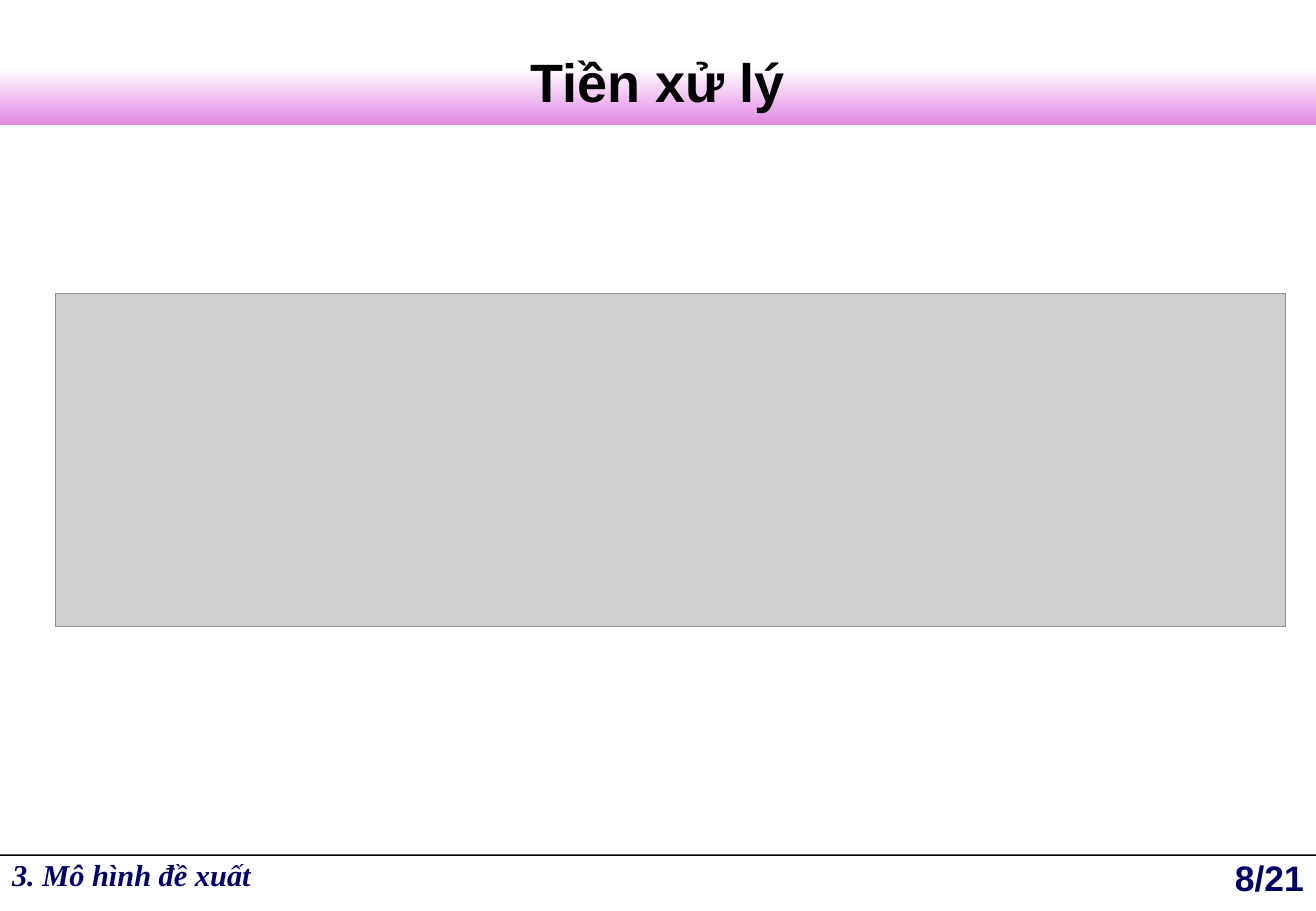
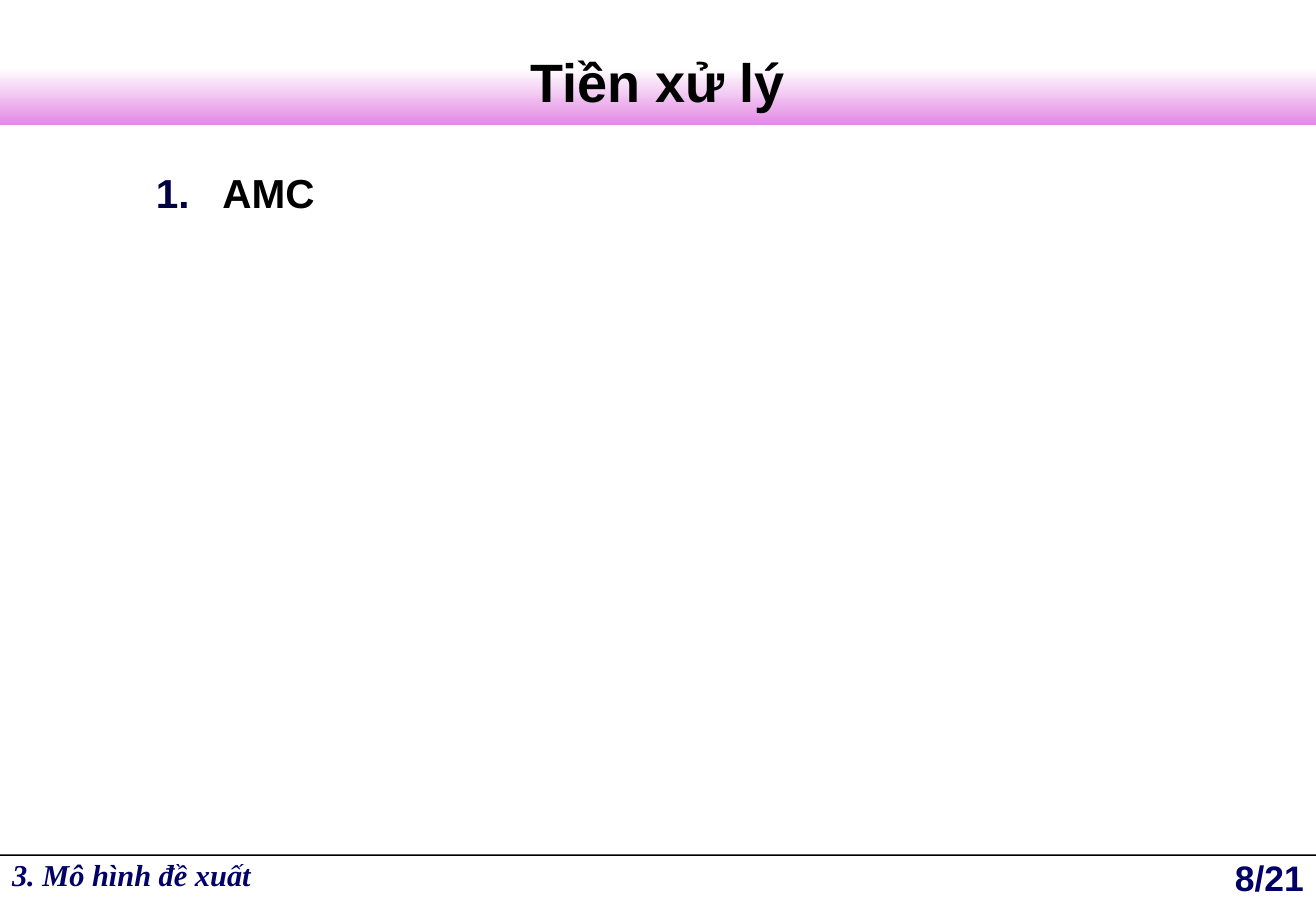
Before and after one commit to darian68/lv, a slide deck: slide 8 of Bao_Cao_Luan_Van.ppt. Drawn at 1316x911 pixels with LibreOffice and Linux fonts; fonts in the diff are those of the drawing; grey boxes stand for pictures; background and template pictures are left out. Boxes give left, top, right and bottom in pixels: in the first picture for what was removed or moved away, otherwise in the second. Text is boxed around its words. In the diff, an @@ line names an element or a change of style, - is before the commit and + after.

```diff
--- a/Bao_Cao_Luan_Van.ppt
+++ b/Bao_Cao_Luan_Van.ppt
@@ text added at (222, 179, 314, 209), 24 pt, text #000000, bold @@
+1. AMC
@@ picture removed at (56, 294, 1286, 626) @@
```
Also in this commit, not shown: 4 other slides changed.
